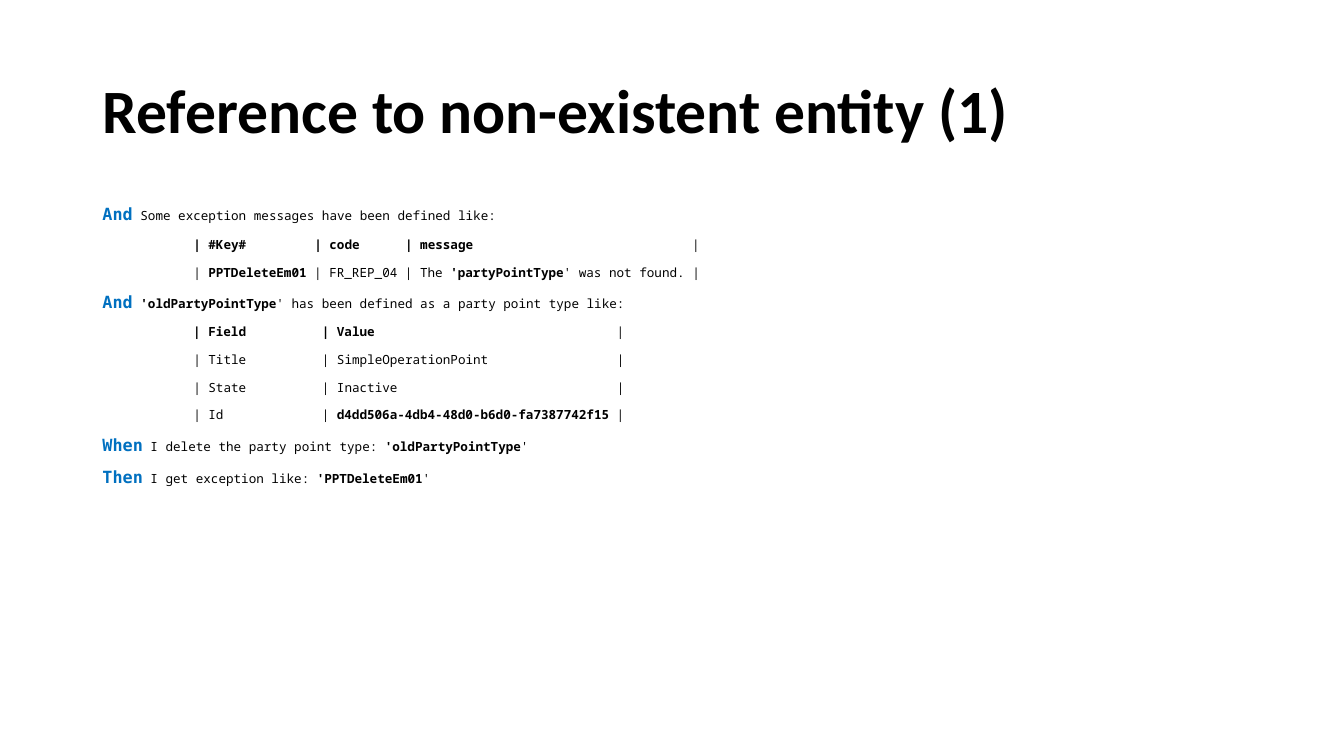
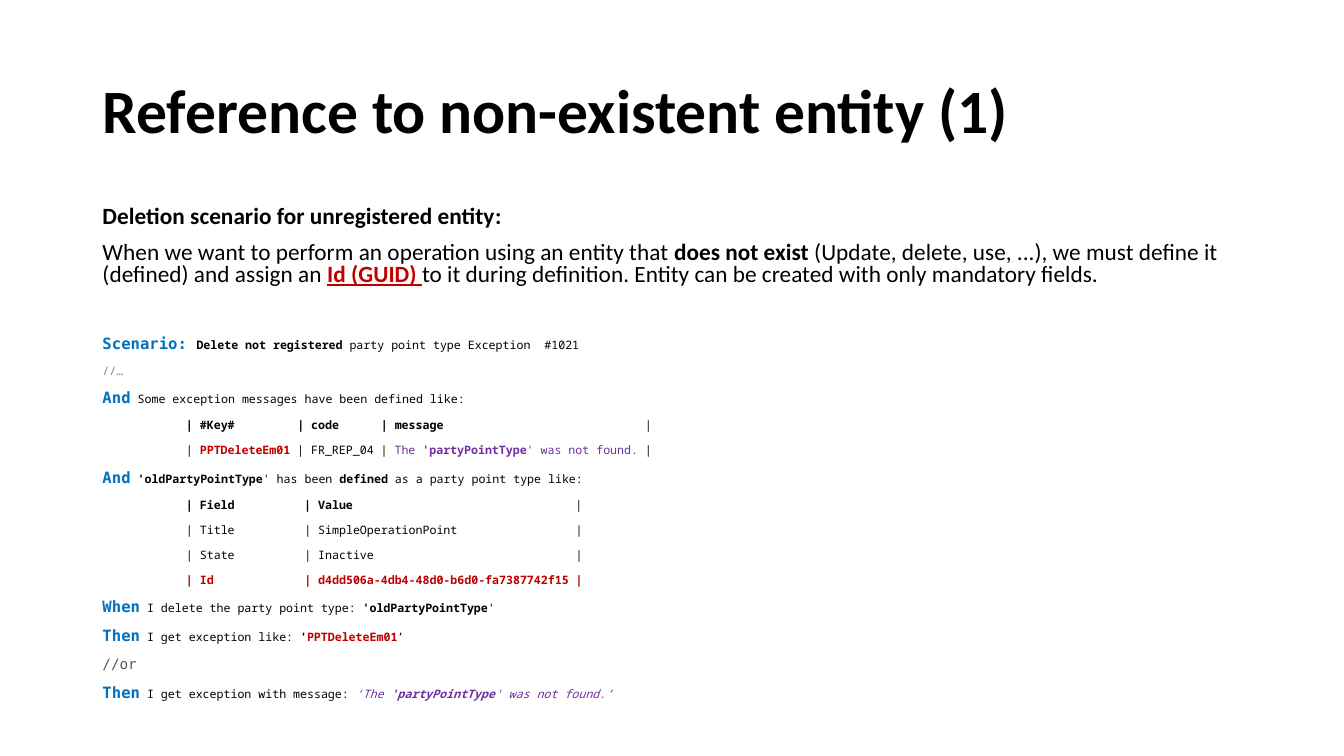
Before and after one commit to fmontazeri/Knowledeg, a slide deck: slide 61 of Gherkin.pptx. Drawn at 1344x756 pixels with LibreOffice and Linux fonts; fonts in the diff are those of the drawing. Boxes give left, top, right and bottom in pixels: in the first picture for what was removed or moved away, otherwise in the second. Text is boxed around its words. In the diff, an @@ line names an element or a change of style, - is before the commit and + after.

Commit message:
add some tips to writting scenario

```diff
--- a/Gherkin.pptx
+++ b/Gherkin.pptx
@@ text at <box>102,207,1217,352</box>: paragraphs added @@
+Deletion scenario for unregistered entity:
+When we want to perform an operation using an entity that does not exist (Update, delete, use, ...), we must define it (defined) and assign an Id (GUID) to it during definition. Entity can be created with only mandatory fields.
+Scenario: Delete not registered party point type Exception #1021
+//…
@@ text at <box>102,391,638,615</box>: size 12 to 11.1 pt in "And", "And", "When"; size 9 to 8.3 pt in "Some exception messages have been defined like:", "| #Key# | code | message |", "| PPTDeleteEm01 | FR_REP_04 | The 'partyPointType' ...", "'oldPartyPointType' has been defined as a party ..." and 5 more places; text colour #000000 to #C00000 in "PPTDeleteEm01", "| Id | d4dd506a-4db4-48d0-b6d0-fa7387742f15 |"; text colour #000000 to #7030A0 in "The 'partyPointType' was not found."; bold on in "defined", "| Id | |"; line spacing 0.9 to 0.8 @@
@@ text at <box>102,629,613,701</box>: text changed; size 9 to 8.3 pt @@
-Then I get exception like: 'PPTDeleteEm01'
+Then I get exception like: 'PPTDeleteEm01’
+//or
+Then I get exception with message: ‘The 'partyPointType' was not found.’
```
Also in this commit, not shown: 14 other slides changed, 6 slides added.
